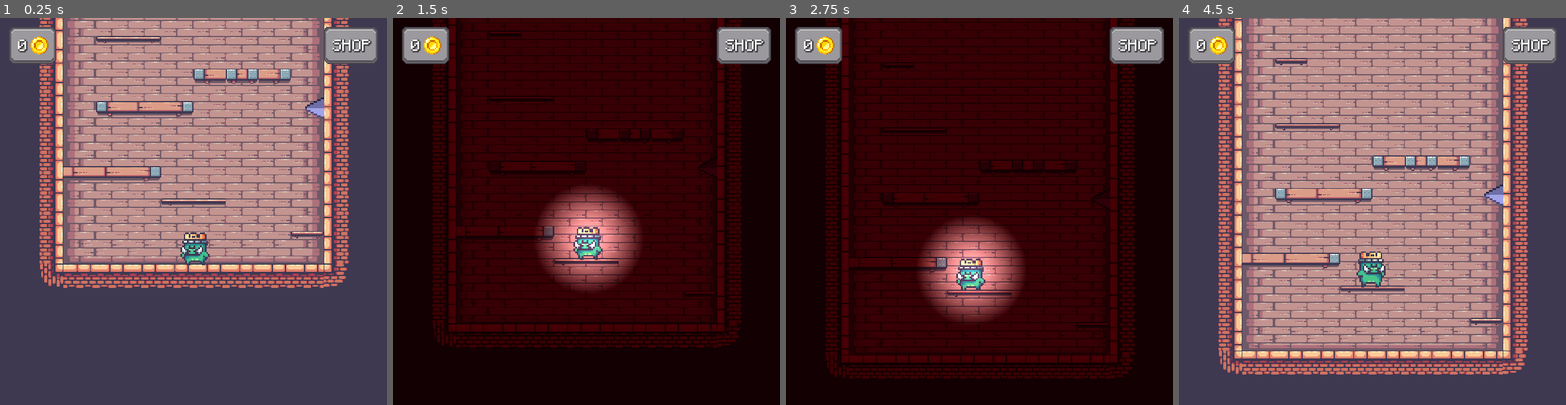
Above: before the commit, frames 1-4 (left to right).
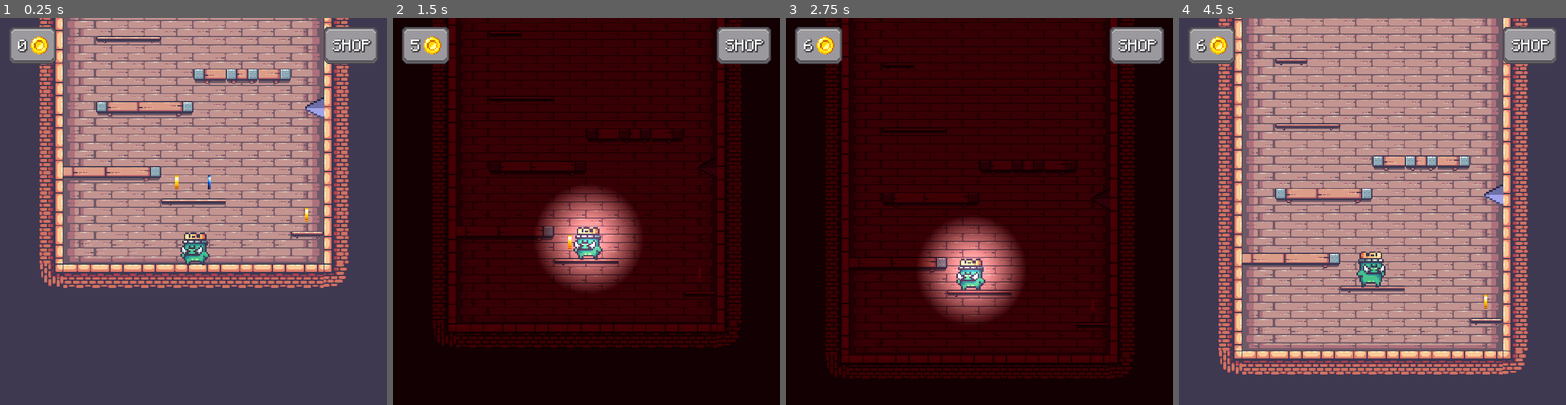
Above: after the commit, the same moments.

Repository: ofknee/the-messenger
Game: Godot game, scene res://scenes/game.tscn
Two runs of this game, one before a commit and one after it. Both use one fixed random seed, a clock stepped at 60 frames per second and the inputs below.
Inputs:
- Up to frame 1 (0.25 s): no input
- Up to frame 2 (1.5 s): tap Q (dead) at 0.6 s; tap Up (jump) at 0.77 s; tap T (terror_mode) at 1.35 s
- Up to frame 3 (2.75 s): tap Up (jump) at 1.52 s; tap Left (walk_l) at 2.1 s
- Up to frame 4 (4.5 s): tap Right (walk_r) at 2.85 s; tap Up (jump) at 3.02, 3.77 s; tap Q (dead) at 3.6 s; tap T (terror_mode) at 4.35 s

The runs differ from the first frame. In frame 1, less than 0.1% of the frame differs, in the area x 45-80%, y 40-53%; in frame 2, less than 0.1%; in frame 3, less than 0.1%; in frame 4, less than 0.1%.

Commit message:
coin corrections

Diff:
--- a/resources/tile_set.tres
+++ b/resources/tile_set.tres
@@ -2,7 +2,8 @@
 
 [ext_resource type="Texture2D" uid="uid://b3kqdss6qyo55" path="res://assets/environment/Kings and Pigs/Sprites/14-TileSets/Terrain (32x32).png" id="1_wvt7e"]
 [ext_resource type="Texture2D" uid="uid://cqtig7k460a5h" path="res://assets/environment/Kings and Pigs/Sprites/14-TileSets/Decorations (32x32).png" id="2_k764t"]
-[ext_resource type="PackedScene" uid="uid://cn6jvt04v4gms" path="res://scenes/coin.tscn" id="3_0naqh"]
+[ext_resource type="PackedScene" uid="uid://17hcye60hs7t" path="res://resources/coin/coin1.tscn" id="4_51i6s"]
+[ext_resource type="PackedScene" uid="uid://df3uu1104e8ns" path="res://resources/coin/coin2.tscn" id="5_dtrn4"]
 
 [sub_resource type="TileSetAtlasSource" id="TileSetAtlasSource_okeva"]
 resource_name = "BigBlocks"
@@ -279,8 +280,8 @@
 
 [sub_resource type="TileSetScenesCollectionSource" id="TileSetScenesCollectionSource_xd6c0"]
 resource_name = "yo idk what to name this"
-scenes/1/scene = ExtResource("3_0naqh")
-scenes/2/scene = ExtResource("3_0naqh")
+scenes/3/scene = ExtResource("4_51i6s")
+scenes/4/scene = ExtResource("5_dtrn4")
 
 [resource]
 tile_size = Vector2i(32, 32)
--- a/scenes/tile_map_layer.tscn
+++ b/scenes/tile_map_layer.tscn
@@ -13,8 +13,12 @@
 tile_set = ExtResource("1_wipo8")
 
 [node name="Main" type="TileMapLayer" parent="." unique_id=1073621595]
-tile_map_data = PackedByteArray("AAD7/wYAAAADAAIAAAD7/wkAAAA …(2965 unchanged characters)… AAABAAMAAwAFAAIAAAD+/wYAAwAEAAIAAAADAAcAAQAAAAAAAAD//wYAAQAAAAAAAAD8/wUAAQAAAAAAAAD//wMAAQAAAAAAAQACAAIAAQAAAAAAAQA=")
+tile_map_data = PackedByteArray("AAD7/wYAAAADAAIAAAD7/wkAAAA …(2965 unchanged characters)… AAABAAMAAwAFAAIAAAD+/wYAAwAEAAIAAAADAAcABQAAAAAAAwD//wYABQAAAAAAAwAAAAYABQAAAAAABAA=")
 tile_set = ExtResource("1_wipo8")
 
 [node name="TopDecoration" type="TileMapLayer" parent="." unique_id=793976359]
 tile_set = ExtResource("1_wipo8")
+
+[connection signal="body_entered" from="Main/Coin" to="Main/Coin" method="_on_body_entered"]
+[connection signal="body_entered" from="Main/@Area2D@27072" to="Main/@Area2D@27072" method="_on_body_entered"]
+[connection signal="body_entered" from="Main/@Area2D@27073" to="Main/@Area2D@27073" method="_on_body_entered"]
